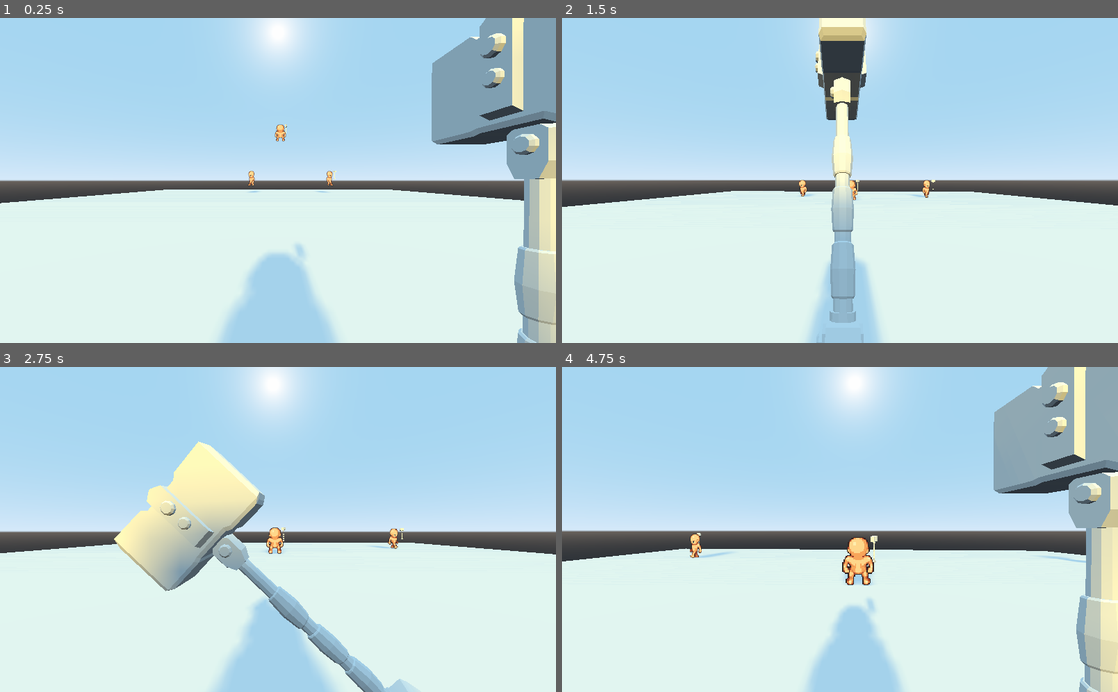
Above: before the commit, frames 1-4 (two rows, left to right).
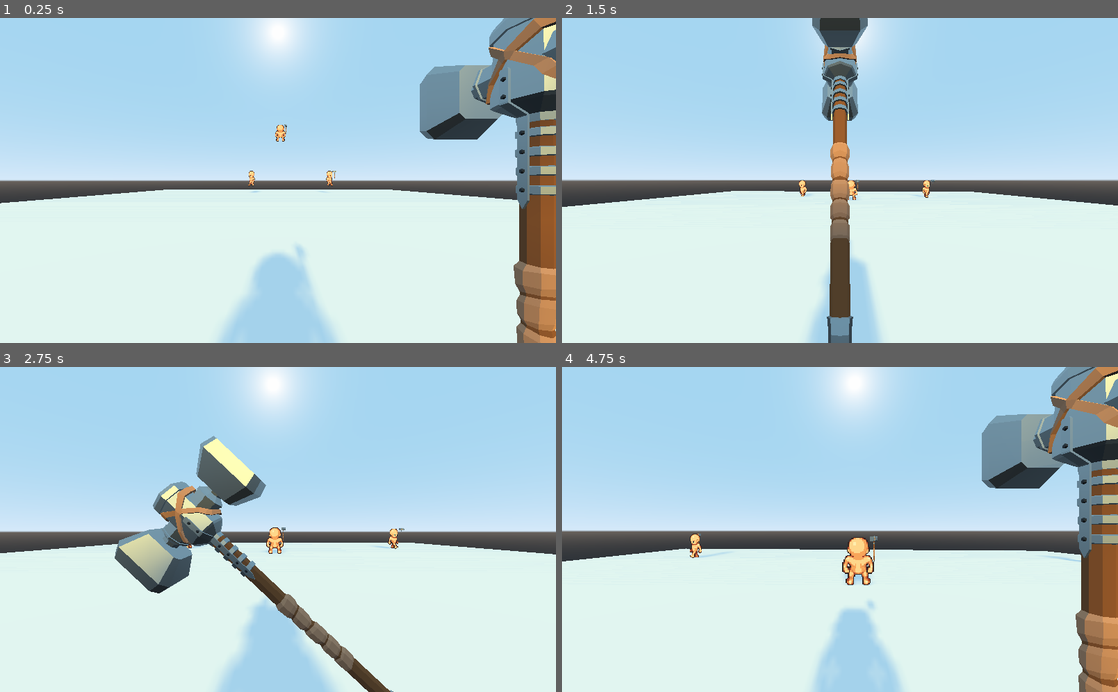
Above: after the commit, the same moments.

Repository: ItsAlxl/verminlike
Game: Godot game, scene res://level/dbg_level.tscn
Two runs of this game, one before a commit and one after it. Both use one fixed random seed, a clock stepped at 60 frames per second and the inputs below.
Inputs (mouse positions are in pixels of both pictures, inside the frame that each line leads up to):
- Up to frame 1 (0.25 s): no input
- Up to frame 2 (1.5 s): move the mouse to (867, 180) at 0.52 s; hold Right mouse button (block) 0.53-1.28 s; hold W (movt_fwd) from 0.53 s (still down); tap Space (movt_jump) at 0.77 s; move the mouse to (812, 180) at 1.27 s; click (812, 180) at 1.35 s
- Up to frame 3 (2.75 s): keep holding W (movt_fwd); tap Space (movt_jump) at 1.52 s; right-click (250, 529) at 1.55 s; move the mouse to (289, 523) at 2.02 s; hold Right mouse button (block) from 2.03 s (still down)
- Up to frame 4 (4.75 s): keep holding W (movt_fwd); move the mouse to (834, 536) at 2.77 s; release Right mouse button (block) at 2.78 s; right-click (834, 536) at 2.85 s; tap Space (movt_jump) at 3.02, 3.77, 4.52 s; move the mouse to (878, 532) at 3.52 s; press the mouse at (878, 532) at 3.53 s; right-click (878, 532) at 3.8 s; move the mouse to (795, 526) at 4.27 s; release the mouse at (795, 526) at 4.28 s; right-click (795, 526) at 4.35 s

The runs differ from the first frame. In frame 1, 9.9% of the frame differs, in the area x 44-100%, y 0-100%; in frame 2, 5.0%; in frame 3, 8.9%; in frame 4, 12%, in the area x 23-100%, y 0-100%.
Error in both runs: Invalid get index of type 'String' (on base: 'Dictionary'). (res://global/AttackChains.gd:26)

Commit message:
Wep refactor (prep for ranged)

Diff:
--- a/global/AttackChains.gd
+++ b/global/AttackChains.gd
@@ -36,5 +36,5 @@
 func get_anim_ending_side(chain: String, anim := "") -> String:
 	return _safe_get(chain, anim, "end_side", "right");
 
-func get_attack_extras(chain: String, anim := "") -> String:
+func get_attack_extras(chain: String, anim := "") -> Dictionary:
 	return _safe_get(chain, anim, "atk_extras", {});
--- a/global/DbgInfo.tscn
+++ b/global/HUD.tscn
@@ -1,6 +1,6 @@
 [gd_scene load_steps=2 format=2]
 
-[ext_resource path="res://global/DbgInfo.gd" type="Script" id=1]
+[ext_resource path="res://global/HUD.gd" type="Script" id=1]
 
 [node name="CanvasLayer" type="CanvasLayer"]
 script = ExtResource( 1 )
--- a/project.godot
+++ b/project.godot
@@ -9,10 +9,10 @@
 config_version=4
 
 _global_script_classes=[ {
-"base": "Spatial",
+"base": "Weapon",
 "class": "MeleeWeapon",
 "language": "GDScript",
-"path": "res://wep/mwep.gd"
+"path": "res://wep/wep_melee.gd"
 }, {
 "base": "Unit",
 "class": "Mob",
@@ -33,13 +33,19 @@
 "class": "Unit",
 "language": "GDScript",
 "path": "res://unit/Unit.gd"
+}, {
+"base": "Spatial",
+"class": "Weapon",
+"language": "GDScript",
+"path": "res://wep/wep.gd"
 } ]
 _global_script_class_icons={
 "MeleeWeapon": "",
 "Mob": "",
 "Player": "",
 "RigidBodyController": "",
-"Unit": ""
+"Unit": "",
+"Weapon": ""
 }
 
 [application]
@@ -52,7 +58,7 @@
 
 Game="*res://global/Game.gd"
 AttackChains="*res://global/AttackChains.gd"
-DbgInfo="res://global/DbgInfo.tscn"
+HUD="*res://global/HUD.tscn"
 Settings="*res://global/Settings.gd"
 
 [input]
@@ -102,6 +108,13 @@
 "events": [ Object(InputEventMouseButton,"resource_local_to_scene":false,"resource_name":"","device":0,"alt":false,"shi …(212 unchanged characters)…
  ]
 }
+switch_wep={
+"deadzone": 0.5,
+"events": [ Object(InputEventKey,"resource_local_to_scene":false,"resource_name":"","device":0,"alt":false,"shift":false,"control":false,"meta":false,"command":false,"pressed":false,"scancode":81,"unicode":0,"echo":false,"script":null)
+, Object(InputEventMouseButton,"resource_local_to_scene":false,"resource_name":"","device":0,"alt":false,"shift":false,"control":false,"meta":false,"command":false,"button_mask":0,"position":Vector2( 0, 0 ),"global_position":Vector2( 0, 0 ),"factor":1.0,"button_index":4,"pressed":false,"doubleclick":false,"script":null)
+, Object(InputEventMouseButton,"resource_local_to_scene":false,"resource_name":"","device":0,"alt":false,"shift":false,"control":false,"meta":false,"command":false,"button_mask":0,"position":Vector2( 0, 0 ),"global_position":Vector2( 0, 0 ),"factor":1.0,"button_index":5,"pressed":false,"doubleclick":false,"script":null)
+ ]
+}
 
 [layer_names]
 
--- a/unit/Unit.tscn
+++ b/unit/Unit.tscn
@@ -606,7 +606,7 @@
 [node name="Pitch" type="Spatial" parent="Head"]
 
 [node name="wep" parent="Head/Pitch" instance=ExtResource( 4 )]
-transform = Transform( -4.30162e-08, 8.02053e-09, -1, 0.137986, 0.990434, 2.00818e-09, 0.990434, -0.137986, -4.37114e-08, 0, 0.0572231, -0.647669 )
+transform = Transform( -4.37114e-08, 0, -1, 0, 1, 0, 1, 0, -4.37114e-08, 0.604098, -0.435852, -0.496375 )
 
 [node name="LPCLeader" type="Spatial" parent="."]
 transform = Transform( 1, 0, 0, 0, 1, 0, 0, 0, 1, 0, 0.249311, 0 )
--- /dev/null
+++ b/wep/base_wep.tscn
@@ -0,0 +1,12 @@
+[gd_scene load_steps=2 format=2]
+
+[ext_resource path="res://wep/wep.gd" type="Script" id=1]
+
+[node name="Weapon" type="Spatial"]
+script = ExtResource( 1 )
+
+[node name="HitArea" type="Area" parent="."]
+collision_layer = 8
+collision_mask = 4
+
+[connection signal="body_entered" from="HitArea" to="." method="_on_HitArea_body_entered"]
--- a/wep/hammer/hammer.tscn
+++ b/wep/hammer/hammer.tscn
@@ -1,25 +1,30 @@
-[gd_scene load_steps=4 format=2]
+[gd_scene load_steps=9 format=2]
 
-[ext_resource path="res://wep/hammer/hammer.obj" type="ArrayMesh" id=1]
-[ext_resource path="res://wep/mwep.gd" type="Script" id=2]
+[ext_resource path="res://wep/base_wep.tscn" type="PackedScene" id=1]
+[ext_resource path="res://wep/wep_melee.gd" type="Script" id=2]
+[ext_resource path="res://wep/hammer/hammer.obj" type="ArrayMesh" id=3]
+[ext_resource path="res://wep/materials/wood_grip.tres" type="Material" id=4]
+[ext_resource path="res://wep/materials/metal_dark.tres" type="Material" id=5]
+[ext_resource path="res://wep/materials/metal_body.tres" type="Material" id=6]
+[ext_resource path="res://wep/materials/wood_body.tres" type="Material" id=7]
 
 [sub_resource type="BoxShape" id=1]
-extents = Vector3( 0.269406, 0.163928, 0.140098 )
+extents = Vector3( 0.300082, 0.163928, 0.140098 )
 
-[node name="Hammer" type="Spatial"]
+[node name="Hammer" instance=ExtResource( 1 )]
 script = ExtResource( 2 )
+dmg = 5.0
+knockback = Vector2( 6, 2 )
+attack_chain = "hammer"
 
-[node name="Mesh" type="MeshInstance" parent="."]
-transform = Transform( 0.25, 0, 0, 0, 0.25, 0, 0, 0, 0.25, 0, 0.189555, 0 )
-mesh = ExtResource( 1 )
-material/0 = null
+[node name="Mesh" type="MeshInstance" parent="." index="0"]
+transform = Transform( 0.25, 0, 0, 0, 0.25, 0, 0, 0, 0.25, 0, 0.0245909, 0 )
+mesh = ExtResource( 3 )
+material/0 = ExtResource( 6 )
+material/1 = ExtResource( 4 )
+material/2 = ExtResource( 7 )
+material/3 = ExtResource( 5 )
 
-[node name="Oucher" type="Area" parent="."]
-collision_layer = 8
-collision_mask = 4
-
-[node name="Head" type="CollisionShape" parent="Oucher"]
+[node name="Head" type="CollisionShape" parent="HitArea" index="0"]
 transform = Transform( 1, 0, 0, 0, 1, 0, 0, 0, 1, 0, 0.686982, 0 )
 shape = SubResource( 1 )
-
-[connection signal="body_entered" from="Oucher" to="." method="_on_Oucher_body_entered"]
--- /dev/null
+++ b/wep/materials/metal_body.tres
@@ -0,0 +1,6 @@
+[gd_resource type="SpatialMaterial" format=2]
+
+[resource]
+albedo_color = Color( 0.780392, 0.815686, 0.831373, 1 )
+metallic = 1.0
+roughness = 0.5
--- /dev/null
+++ b/wep/materials/metal_dark.tres
@@ -0,0 +1,6 @@
+[gd_resource type="SpatialMaterial" format=2]
+
+[resource]
+albedo_color = Color( 0.33, 0.34, 0.36, 1 )
+metallic = 1.0
+roughness = 0.75
--- /dev/null
+++ b/wep/materials/metal_mechanism.tres
@@ -0,0 +1,6 @@
+[gd_resource type="SpatialMaterial" format=2]
+
+[resource]
+albedo_color = Color( 0.956863, 0.968627, 1, 1 )
+metallic = 1.0
+roughness = 0.5
--- /dev/null
+++ b/wep/materials/wood_body.tres
@@ -0,0 +1,4 @@
+[gd_resource type="SpatialMaterial" format=2]
+
+[resource]
+albedo_color = Color( 0.564706, 0.337255, 0.180392, 1 )
--- /dev/null
+++ b/wep/materials/wood_grip.tres
@@ -0,0 +1,4 @@
+[gd_resource type="SpatialMaterial" format=2]
+
+[resource]
+albedo_color = Color( 0.819608, 0.580392, 0.439216, 1 )
--- /dev/null
+++ b/wep/revolver/revolver.tscn
@@ -0,0 +1,26 @@
+[gd_scene load_steps=7 format=2]
+
+[ext_resource path="res://wep/revolver/Revolver.obj" type="ArrayMesh" id=1]
+[ext_resource path="res://wep/materials/wood_grip.tres" type="Material" id=2]
+[ext_resource path="res://wep/materials/metal_mechanism.tres" type="Material" id=3]
+[ext_resource path="res://wep/materials/metal_body.tres" type="Material" id=4]
+[ext_resource path="res://wep/materials/metal_dark.tres" type="Material" id=5]
+[ext_resource path="res://wep/wep_ranged.gd" type="Script" id=6]
+
+[node name="Spatial" type="Spatial"]
+script = ExtResource( 6 )
+dmg = 25.0
+knockback = Vector2( 1, 1 )
+
+[node name="Mesh" type="MeshInstance" parent="."]
+transform = Transform( -1, 0, 8.74228e-08, 0, 1, 0, -8.74228e-08, 0, -1, 0, 0, 0 )
+mesh = ExtResource( 1 )
+material/0 = ExtResource( 2 )
+material/1 = ExtResource( 3 )
+material/2 = ExtResource( 4 )
+material/3 = ExtResource( 5 )
+
+[node name="ShootRay" type="RayCast" parent="."]
+transform = Transform( 1, 0, 0, 0, 1, 0, 0, 0, 1, -1.772, 0.42, 0 )
+cast_to = Vector3( -1, 0, 0 )
+collision_mask = 3
--- a/wep/mwep.gd
+++ b/wep/wep.gd
@@ -1,19 +1,17 @@
-class_name MeleeWeapon
+class_name Weapon
 extends Spatial
 
-onready var HitArea := $Oucher;
+# it's for a hack :)
+const RESET_AREA_OVERLAP_OFFSET := Vector3(0, 100, 0);
 
-export var dmg := 5.0;
-export var knockback := Vector2(6.0, 2.0);
-export var attack_chain := "hammer";
+onready var HitArea := $HitArea;
+
+export var dmg := 0.0;
+export var knockback := Vector2(0.0, 0.0);
 
 var is_reporting_hits := false setget set_hits_active;
 var is_plr_wep := true setget set_plr_controlled;
 var unit_owner: Unit = null;
-var current_attack := "" setget set_current_atk;
-
-# it's for a hack :)
-const RESET_AREA_OVERLAP_OFFSET := Vector3(0, 100, 0);
 
 func setup(uown: Unit) -> void:
 	unit_owner = uown;
@@ -41,15 +39,9 @@
 	is_reporting_hits = a;
 	HitArea.monitoring = a;
 
-func set_current_atk(ca: String) -> void:
-	current_attack = ca;
+func get_atk_extras() -> Dictionary:
+	return {};
 
-func _on_Oucher_body_entered(body: PhysicsBody):
+func _on_HitArea_body_entered(body: PhysicsBody):
 	if body.has_method("take_atk"):
-		body.take_atk(dmg, knockback, unit_owner, AttackChains.get_attack_extras(attack_chain, current_attack));
-
-func get_next_atk_anim(atk_anim_name: String, mode: String) -> String:
-	return AttackChains.get_next_anim(attack_chain, mode, atk_anim_name);
-
-func get_anim_ending_side(atk_anim_name: String) -> String:
-	return AttackChains.get_anim_ending_side(attack_chain, atk_anim_name);
+		body.take_atk(dmg, knockback, unit_owner, get_atk_extras());
--- /dev/null
+++ b/wep/wep_melee.gd
@@ -0,0 +1,18 @@
+class_name MeleeWeapon
+extends Weapon
+
+export var attack_chain := "";
+
+var current_attack := "" setget set_current_atk;
+
+func set_current_atk(ca: String) -> void:
+	current_attack = ca;
+
+func get_next_atk_anim(atk_anim_name: String, mode: String) -> String:
+	return AttackChains.get_next_anim(attack_chain, mode, atk_anim_name);
+
+func get_anim_ending_side(atk_anim_name: String) -> String:
+	return AttackChains.get_anim_ending_side(attack_chain, atk_anim_name);
+
+func get_atk_extras() -> Dictionary:
+	return AttackChains.get_attack_extras(attack_chain, current_attack);
--- /dev/null
+++ b/wep/wep_ranged.gd
@@ -0,0 +1,34 @@
+extends Spatial
+
+onready var ShootRay := $ShootRay;
+
+export var dmg := 0.0;
+export var knockback := Vector2(0.0, 0.0);
+export var cone := Vector2(0.0, 0.0);
+export var max_dist := 10.0;
+export var fire_cd := 1.2;
+export var mag_size := 6;
+export var reload_amt := 1;
+export var reload_time := 0.5;
+
+var unit_owner: Unit = null;
+var ammo_now := -1;
+
+func setup(uown: Unit) -> void:
+	unit_owner = uown;
+	set_plr_controlled(uown is Player);
+	ammo_now = mag_size;
+
+var is_plr_wep := true setget set_plr_controlled;
+func set_plr_controlled(pc: bool) -> void:
+	is_plr_wep = pc;
+	if pc:
+		ShootRay.collision_mask = 0b101;
+	else:
+		ShootRay.collision_mask = 0b11;
+
+func fire() -> void:
+	var spread_x := rand_range(-cone.x, cone.x);
+	var spread_y := rand_range(-cone.y, cone.y);
+	ShootRay.cast_to = Vector3(max_dist, spread_y, spread_x);
+	ShootRay.force_raycast_update();
Renamed: global/DbgInfo.gd -> global/HUD.gd
Not shown, changed: unit/lpc/base/masc_human.png.import
Not shown, changed: wep/hammer/hammer.obj
Not shown, added: wep/revolver/Revolver.obj
Not shown, added: wep/revolver/Revolver.obj.import
